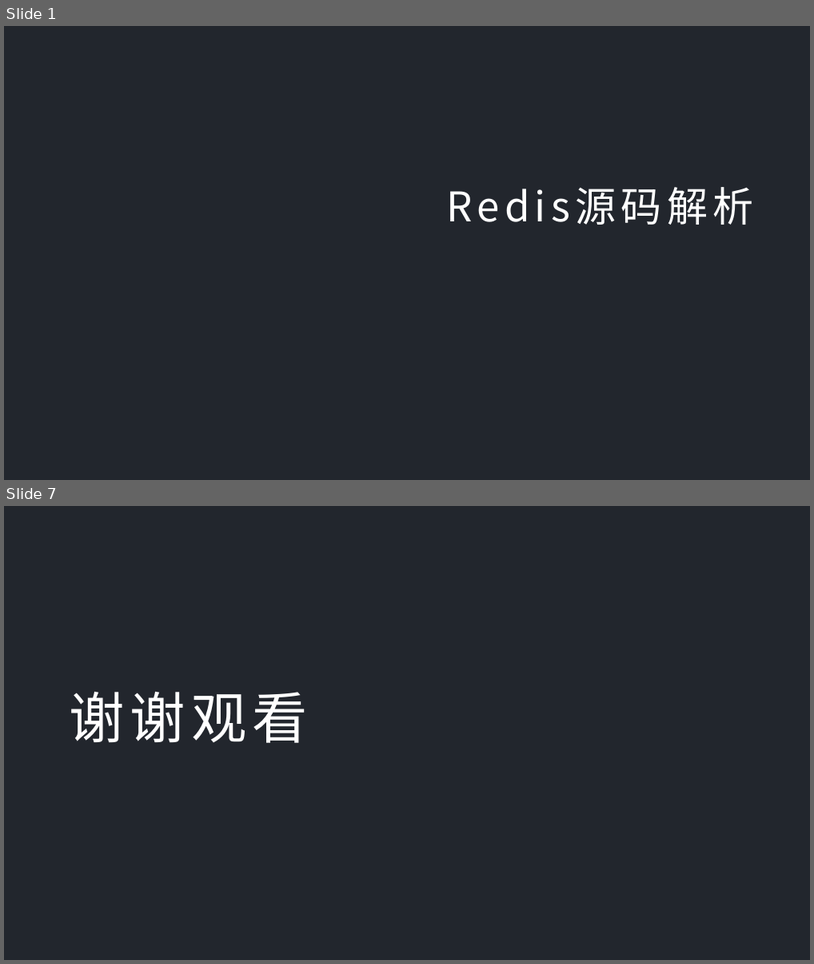
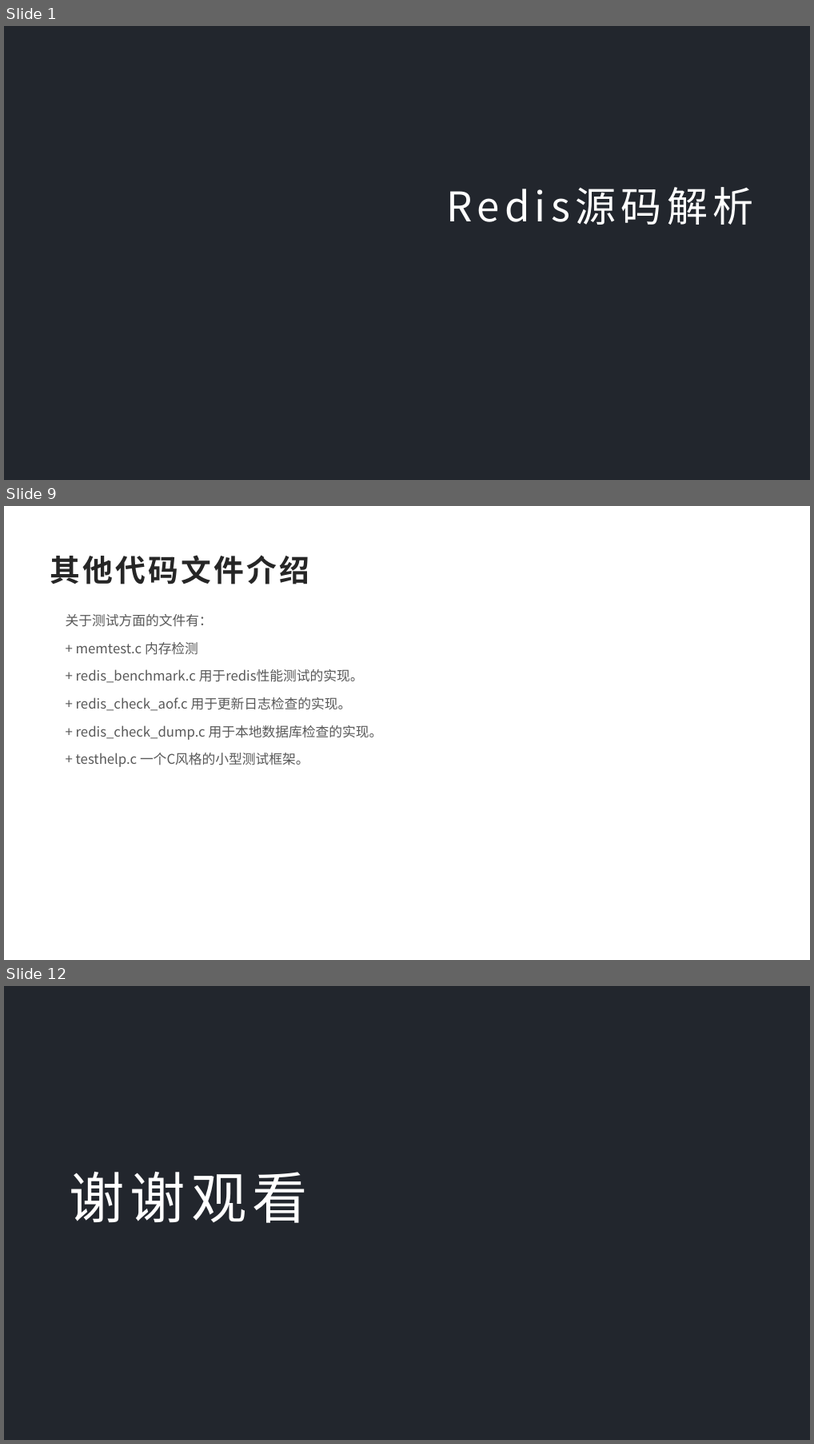
Before and after one commit to dylan7168/springcloud, a slide deck: document/SpringCloud融会贯通/07-Redis源码解析.pptx. Shown one above the other, each under a label of ours: slides 1 and 7 before the commit, slides 1, 9 and 12 after it; the slides between them are not shown. The pictures are 814x964 and 814x1444 pixels, drawn with LibreOffice and Linux fonts; fonts in the diff are those of the drawing; background and template pictures are left out. Boxes give left, top, right and bottom in pixels: in the first picture for what was removed or moved away, otherwise in the second. Text is boxed around its words. In the diff, an @@ line names an element or a change of style, - is before the commit and + after.

Commit message:
redis

```diff
--- a/document/SpringCloud融会贯通/07-Redis源码解析.pptx
+++ b/document/SpringCloud融会贯通/07-Redis源码解析.pptx
@@ slide 9 added at (4,506,810,960), background #FFFFFF @@
@@ text added at (50,555,310,584), 36 pt, text #262626, bold @@
+其他代码文件介绍
@@ text added at (66,614,383,767), 16 pt, text #595959 @@
+关于测试方面的文件有：
++ memtest.c 内存检测
++ redis_benchmark.c 用于redis性能测试的实现。
++ redis_check_aof.c 用于更新日志检查的实现。
++ redis_check_dump.c 用于本地数据库检查的实现。
++ testhelp.c 一个C风格的小型测试框架。
@@ what was slide 7 is now slide 12 @@
```
Also in this commit, not shown: 3 slides changed, 6 other slides added, 2 slides removed, 5 other files.
